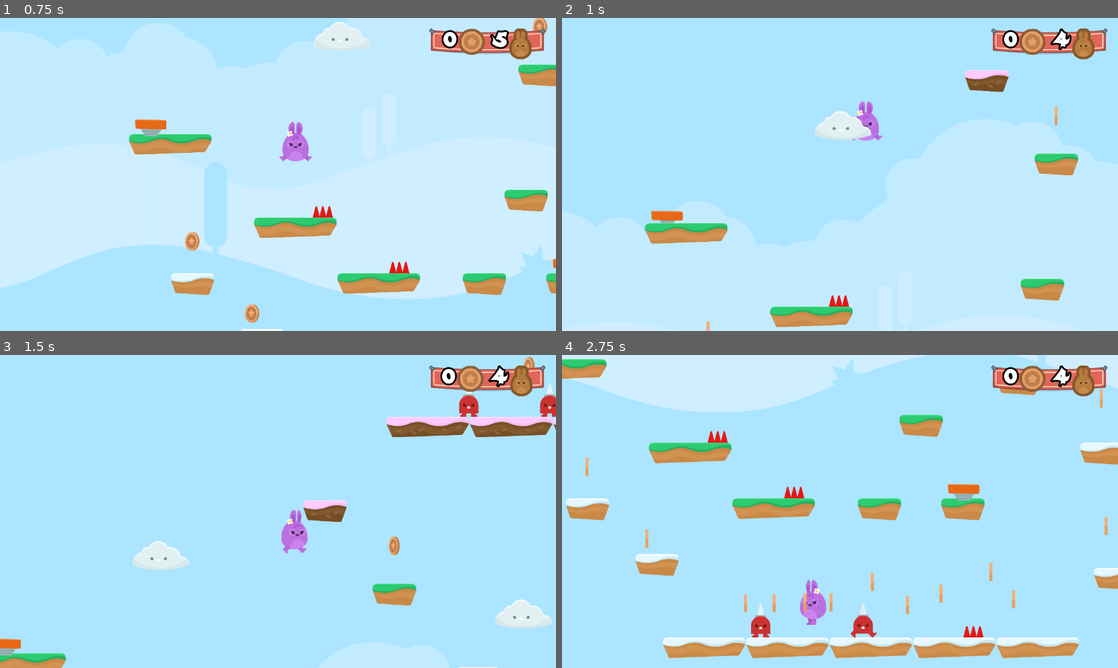
Above: before the commit, frames 1-4 (two rows, left to right).
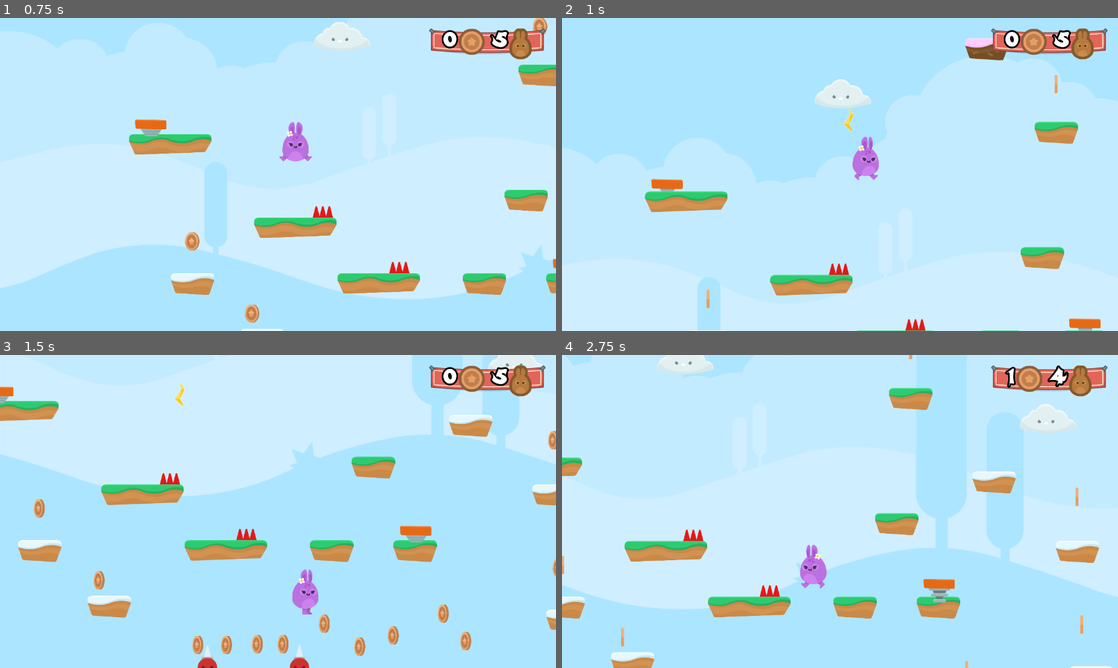
Above: after the commit, the same moments.

Repository: FlavioFS/HoppyDays
Game: Godot game, scene res://Scenes/Level1.tscn
The game is run twice, just before and just after one commit, with the same random seed, the same clock (stepped at 60 frames per second) and the same inputs.
Inputs:
- Up to frame 1 (0.75 s): hold Right (Right) from 0.53 s (still down); tap W (Jump) at 0.6 s
- Up to frame 2 (1 s): keep holding Right (Right); tap W (Jump) at 0.77 s
- Up to frame 3 (1.5 s): keep holding Right (Right); tap W (Jump) at 1.07, 1.35 s
- Up to frame 4 (2.75 s): tap W (Jump) at 1.52, 1.82, 2.1 s; release Right (Right) at 2.03 s; hold Left (Left) from 2.03 s (still down)

Frame 1 is identical in both runs. In frame 2, 9.8% of the frame differs, in the area x 14-98%, y 3-100%; in frame 3, 39%; in frame 4, 45%, in the area x 0-100%, y 0-100%.

Commit message:
Double jump hotfix :grin:

Diff:
--- a/Scenes/Player.tscn
+++ b/Scenes/Player.tscn
@@ -113,4 +113,8 @@
 
 [node name="SFX" type="AudioStreamPlayer" parent="."]
 volume_db = -10.0
+
+[node name="FloorCooldownTimer" type="Timer" parent="."]
+wait_time = 0.05
+one_shot = true
 [connection signal="animate" from="." to="PlayerAnimation" method="_on_Player_animate"]
--- a/Scripts/Player.gd
+++ b/Scripts/Player.gd
@@ -10,6 +10,7 @@
 const FLOAT_PRECISION: float = 0.05
 
 export(float, -3000, -1000, 10) var jump_force: float = -2500
+export(int, 1, 10, 1) var total_jumps: int = 1
 export(float, 0, 200, 5) var gravity: float = 125
 export(float, 0, 1000, 10) var base_move_speed: float = 300
 export(float, 0.0, 1.0, 0.01) var damping: float = 0.7
@@ -18,10 +19,11 @@
 var lives = 5
 
 var jump_count = 0
-var extra_jumps = 1
 var direction = 1
 var input_direction = 0
 var speed = Vector2(0,0)
+
+onready var floor_cooldown_timer: Timer = $FloorCooldownTimer
 
 func _physics_process(delta):
 	move_and_slide(velocity, Vector2.UP, true)
@@ -48,13 +50,22 @@
 		velocity.x += base_move_speed
 	velocity.x = min(max(velocity.x, -MAX_SPEED), MAX_SPEED)
 
-func jump(): # Fix double jump bug
+func refresh_floor_cooldown():
+	if not is_on_floor():
+		floor_cooldown_timer.start()
+
+func jump():
 	if Input.is_action_just_pressed("Jump"):
-		if jump_count < extra_jumps:
+		if jump_count < total_jumps:
 			velocity.y = jump_force
 			jump_count += 1
 			play_SFX(JUMP_SFX)
-	if is_on_floor():
+
+	# Double jump hotfix: "and velocity.y >= 0"
+	# is_on_floor() randomly triggers the next frame
+	# right after jump_force action is applied
+	# (specially when jump key is pressed and released really fast)
+	if is_on_floor() and velocity.y >= 0:
 		jump_count = 0
 
 func animate():
